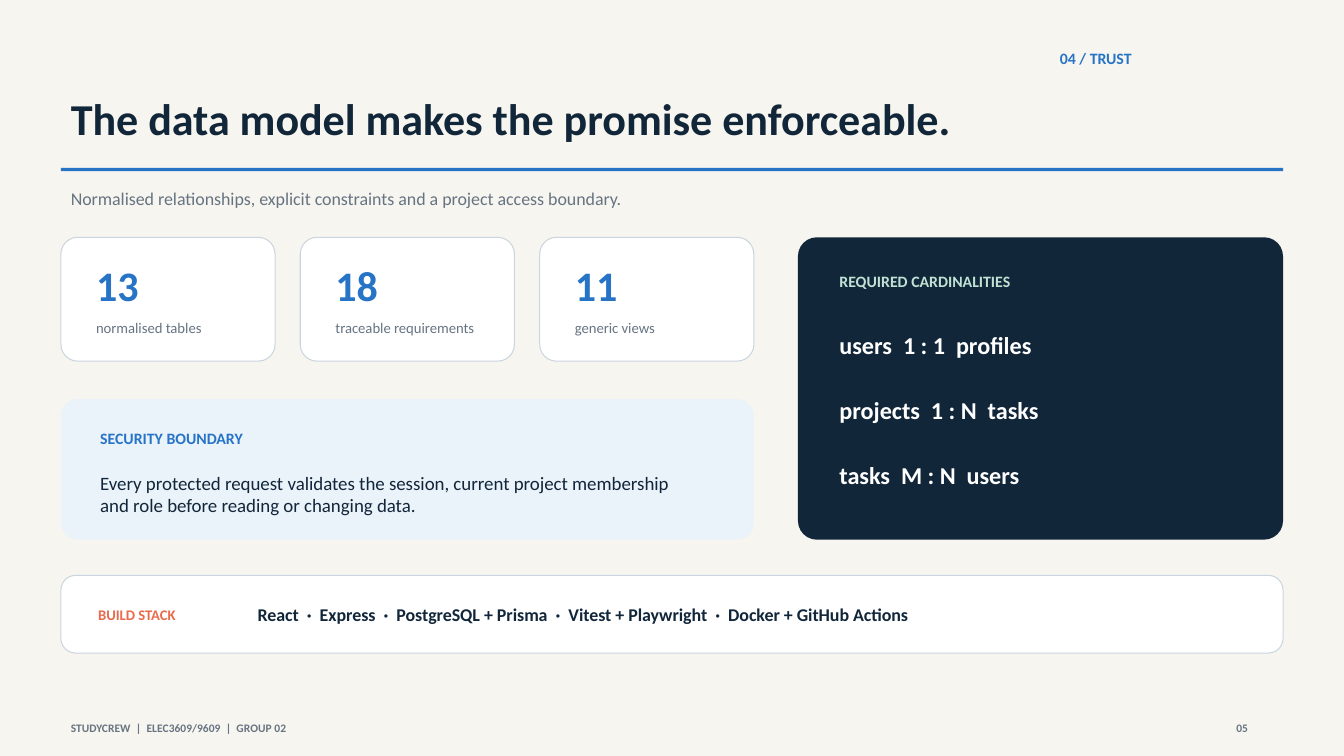
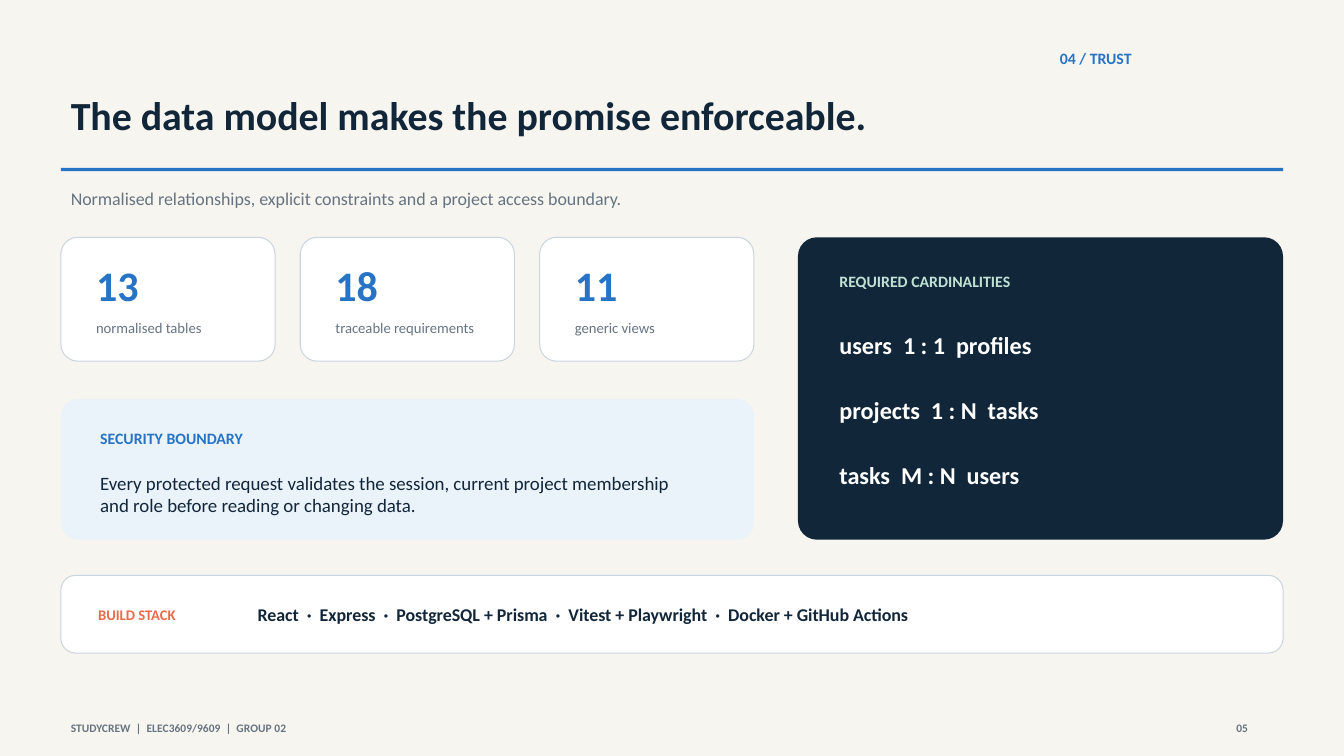
Before and after one commit to DakotaWu-833/StudyCrew-, a slide deck: slide 5 of deliverables/StudyCrew_Milestone_Presentation.pptx. Drawn at 1344x756 pixels with LibreOffice and Linux fonts; fonts in the diff are those of the drawing. Boxes give left, top, right and bottom in pixels: in the first picture for what was removed or moved away, otherwise in the second. Text is boxed around its words. In the diff, an @@ line names an element or a change of style, - is before the commit and + after.

```diff
--- a/deliverables/StudyCrew_Milestone_Presentation.pptx
+++ b/deliverables/StudyCrew_Milestone_Presentation.pptx
@@ text "The data model makes the ..." at (71,102,866,137): size 31.5 to 28.5 pt @@
```
Also in this commit, not shown: 1 other slide changed, 2 other files.
